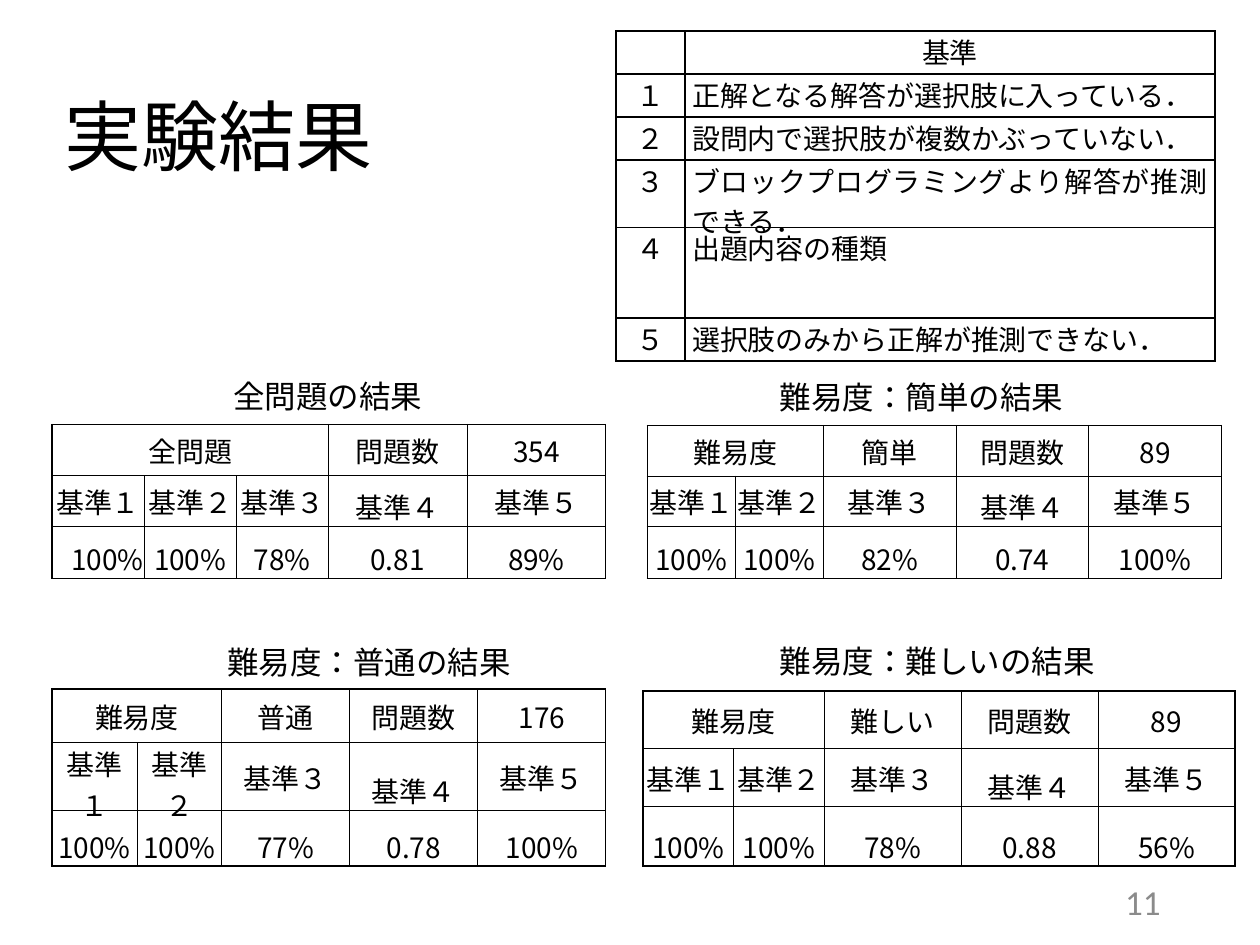
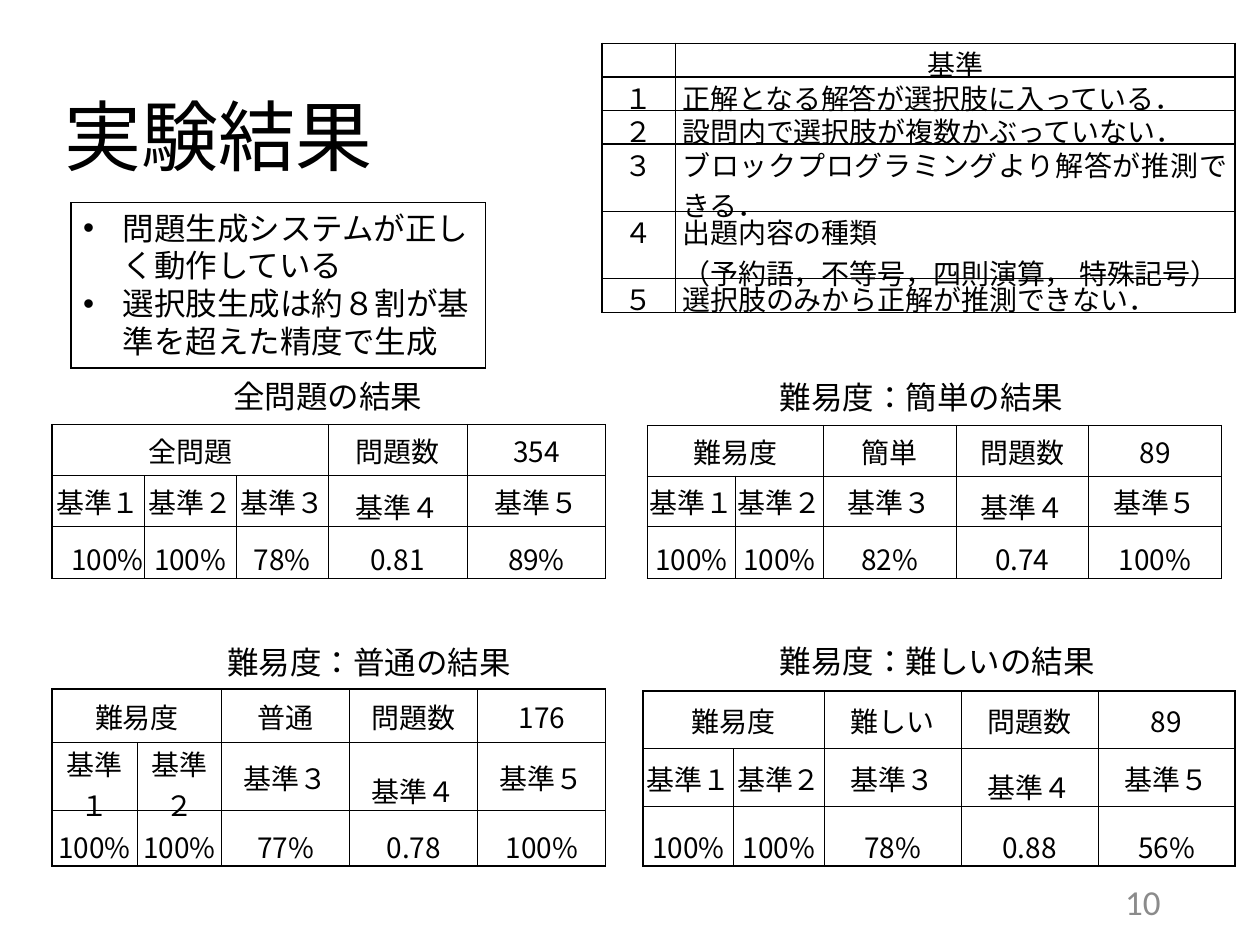
Before and after one commit to kait-takanolab/1821121-shimaoka-thesis, a slide deck: slide 10 of 1821121_shimaoka_thesis.pptx (slide 11 before the commit). Drawn at 1260x945 pixels with LibreOffice and Linux fonts; fonts in the diff are those of the drawing. Boxes give left, top, right and bottom in pixels: in the first picture for what was removed or moved away, otherwise in the second. Text is boxed around its words. In the diff, an @@ line names an element or a change of style, - is before the commit and + after.

```diff
--- a/1821121_shimaoka_thesis.pptx
+++ b/1821121_shimaoka_thesis.pptx
@@ table at (x1=602, y1=43, x2=1235, y2=317) @@
-row 5, column 2: 出題内容の種類
+row 5, column 2: 出題内容の種類 / （予約語，不等号，四則演算， 特殊記号）
@@ table resized from (x1=616, y1=30, x2=1215, y2=360) to (x1=602, y1=43, x2=1235, y2=317) @@
@@ rectangle added at (x1=71, y1=203, x2=485, y2=368), fill #FFFFFF, outline #000000 1 pt, 18 pt, text #000000 @@
+• 問題生成システムが正しく動作している
+• 選択肢生成は約８割が基準を超えた精度で生成
@@ page number at (x1=1125, y1=892, x2=1160, y2=915): text changed @@
-11
+10
```
Also in this commit, not shown: 12 other slides changed, 1 slide removed, 2 other files.
